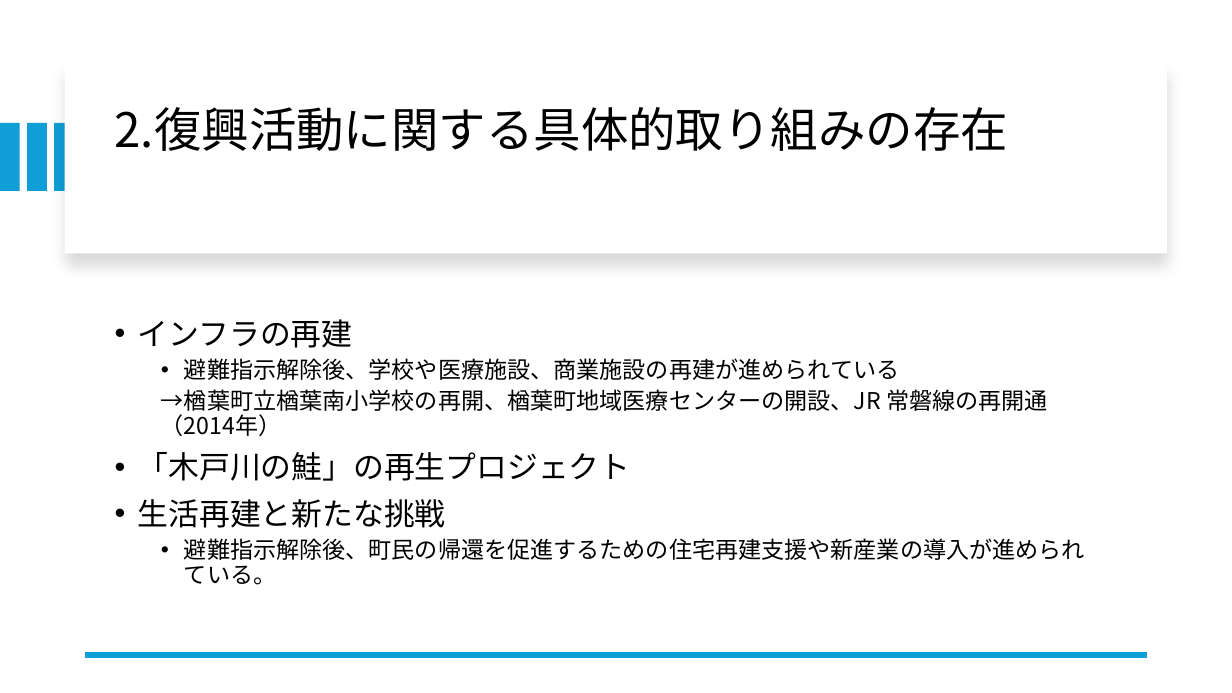
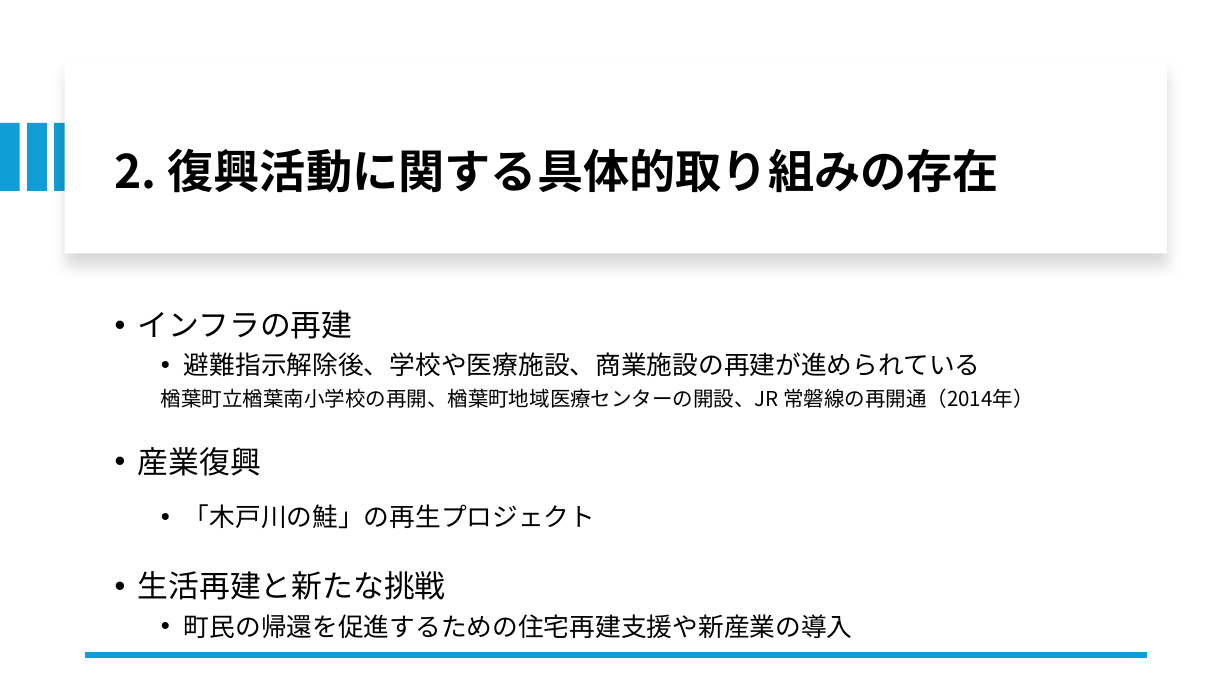
Before and after one commit to furuhashilab/ChisatoFuruuchi-2024-seminar-report, a slide deck: slide 12 of ゼミ論中間発表用.pptx. Drawn at 1232x693 pixels with LibreOffice and Linux fonts; fonts in the diff are those of the drawing. Boxes give left, top, right and bottom in pixels: in the first picture for what was removed or moved away, otherwise in the second. Text is boxed around its words. In the diff, an @@ line names an element or a change of style, - is before the commit and + after.

```diff
--- a/ゼミ論中間発表用.pptx
+++ b/ゼミ論中間発表用.pptx
@@ title at <box>115,148,999,193</box>: text changed; size 37 to 36 pt; bold on @@
-2.復興活動に関する具体的取り組みの存在
+2. 復興活動に関する具体的取り組みの存在
@@ text "インフラの再建": place and size @@
-text "インフラの再建" at <box>138,319,1085,585</box>
+text "インフラの再建" at <box>138,310,1033,638</box>
@@ text at <box>138,310,980,600</box>: size 18 to 20 pt in "避難指示解除後、学校や医療施設、商業施設の再建が進められている"; size 24 to 20 pt in "「木戸川の鮭」の再生プロジェクト"; line spacing 0.9 to 1.5; line spacing 0.9 to 1; list level 1 to 2 in "「木戸川の鮭」の再生プロジェクト"; line spacing 0.9 to 1.6 @@
@@ text at <box>138,388,1033,476</box>: text changed; size 18 to 16 pt @@
-  →楢葉町立楢葉南小学校の再開、楢葉町地域医療センターの開設、JR 常磐線の再開通（2014年）
+  楢葉町立楢葉南小学校の再開、楢葉町地域医療センターの開設、JR 常磐線の再開通（2014年）
+• 産業復興
@@ text at <box>184,614,853,638</box>: text changed; size 18 to 20 pt @@
-  • 避難指示解除後、町民の帰還を促進するための住宅再建支援や新産業の導入が進められている。
+  • 町民の帰還を促進するための住宅再建支援や新産業の導入
```
Also in this commit, not shown: 11 other slides changed.
